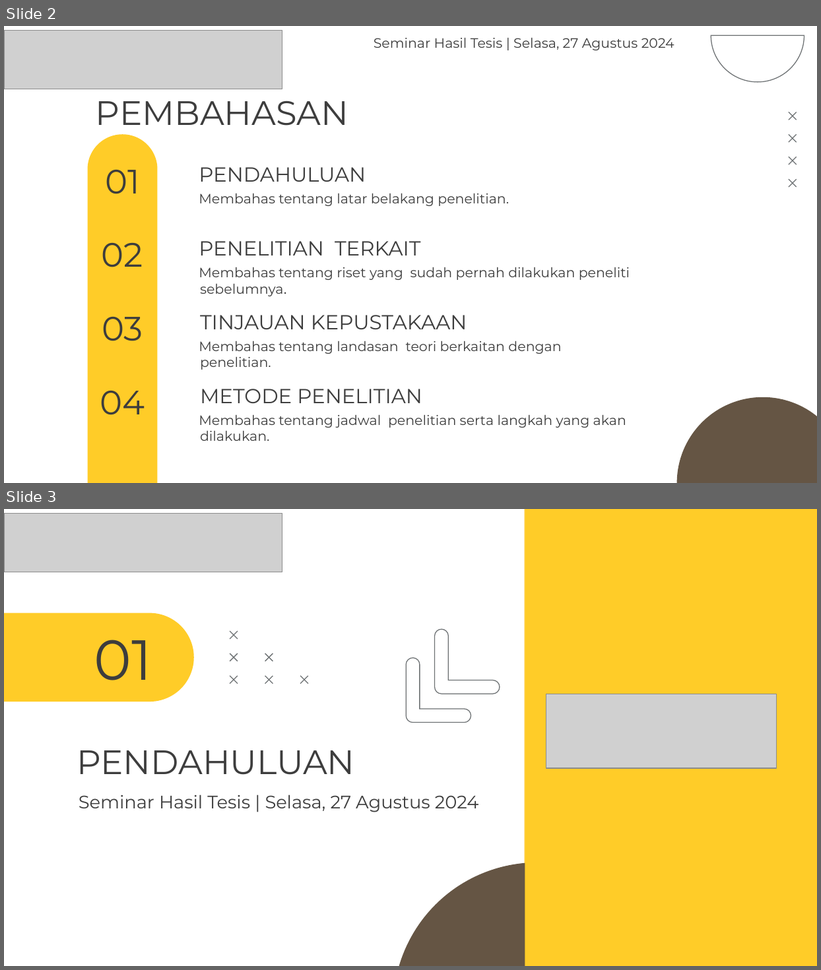
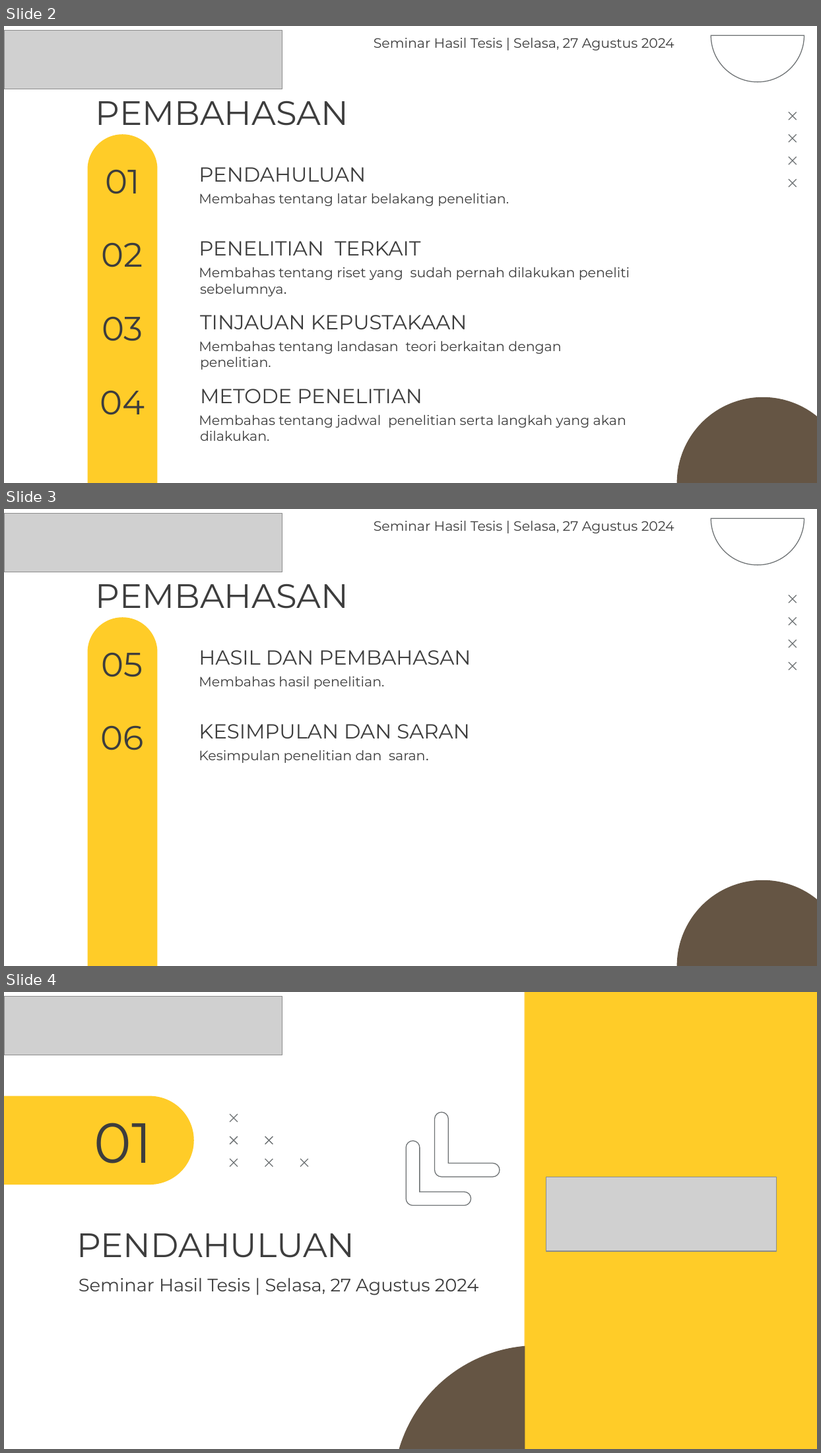
Before and after one commit to haryra/Tesis-s2-ai, a slide deck: Presentasi Hasil Tesis Hary Rachmat 2108207010009.pptx. Shown one above the other, each under a label of ours: slides 2 and 3 before the commit, slides 2, 3 and 4 after it. The pictures are 821x970 and 821x1453 pixels, drawn with LibreOffice and Linux fonts; fonts in the diff are those of the drawing; grey boxes stand for pictures. Boxes give left, top, right and bottom in pixels: in the first picture for what was removed or moved away, otherwise in the second. Text is boxed around its words. In the diff, an @@ line names an element or a change of style, - is before the commit and + after.

Commit message:
Commit 8 PPT Seminar Hasil
PPT Seminar Hasil menambahkan Agenda Pembahasan dan Keterangan

```diff
--- a/Presentasi Hasil Tesis Hary Rachmat 2108207010009.pptx
+++ b/Presentasi Hasil Tesis Hary Rachmat 2108207010009.pptx
@@ slide 3 added at bbox=[4, 509, 817, 966], background #FFFFFF; not listed: 10 template elements that a slide beside it also shows @@
@@ picture added at bbox=[4, 513, 282, 572] @@
@@ text added at bbox=[374, 520, 675, 533], 12 pt, text #3D3D3D @@
+Seminar Hasil Tesis | Selasa, 27 Agustus 2024
@@ title added at bbox=[96, 584, 349, 609], 30 pt, text #3D3D3D @@
+PEMBAHASAN
@@ rounded rectangle added at bbox=[87, 617, 157, 966], fill #FFCC28 @@
@@ title added at bbox=[102, 653, 143, 677], 30 pt, text #3D3D3D @@
+05
@@ title added at bbox=[199, 650, 471, 665], 18 pt, text #3D3D3D @@
+HASIL DAN PEMBAHASAN
@@ subtitle added at bbox=[199, 676, 385, 689], 12 pt, text #3D3D3D @@
+Membahas hasil penelitian.
@@ title added at bbox=[101, 726, 144, 751], 30 pt, text #3D3D3D @@
+06
@@ title added at bbox=[199, 724, 469, 739], 18 pt, text #3D3D3D @@
+KESIMPULAN DAN SARAN
@@ subtitle added at bbox=[199, 750, 429, 763], 12 pt, text #3D3D3D @@
+Kesimpulan penelitian dan saran.
@@ ellipse added at bbox=[677, 881, 817, 966], fill #655544 @@
@@ what was slide 3 is now slide 4 @@
```
Also in this commit, not shown: 1 slide changed.
